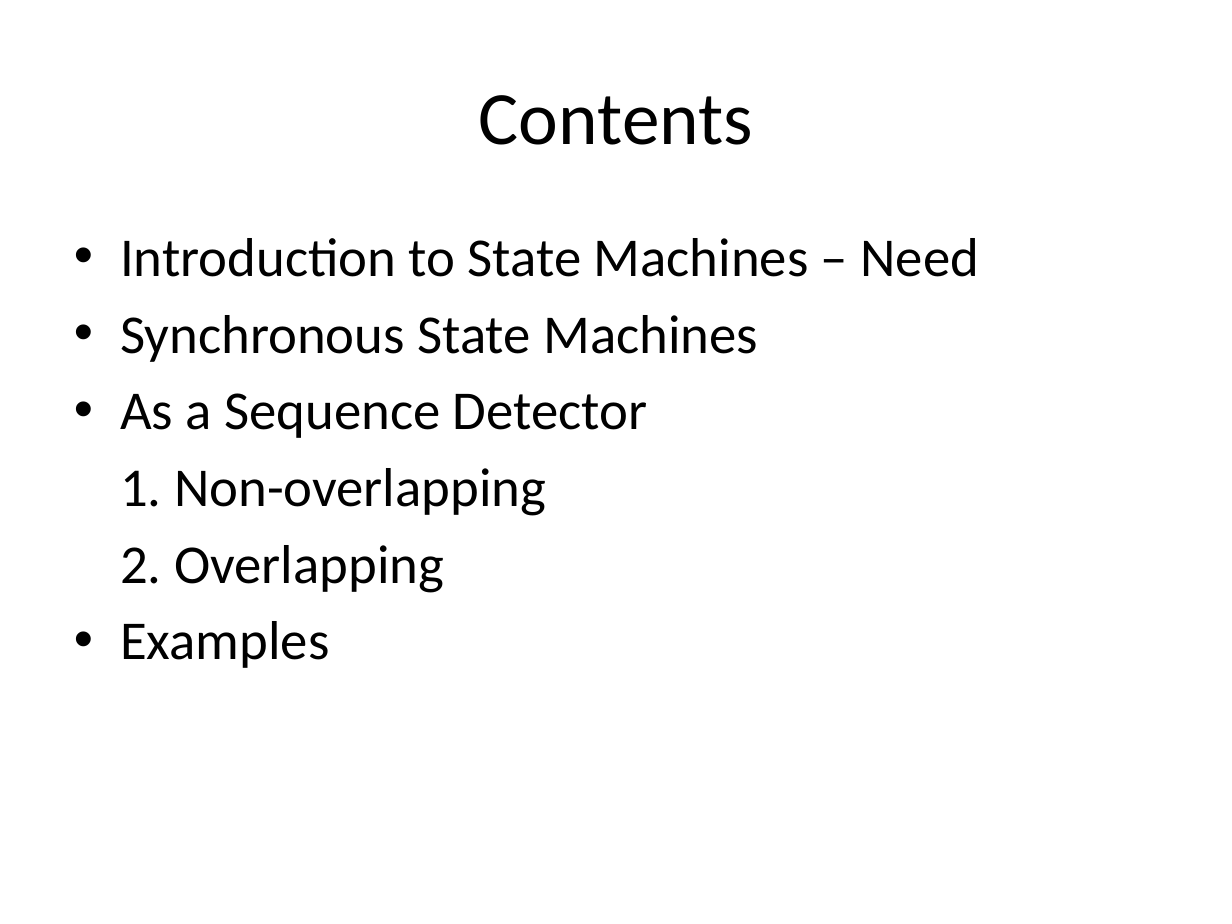
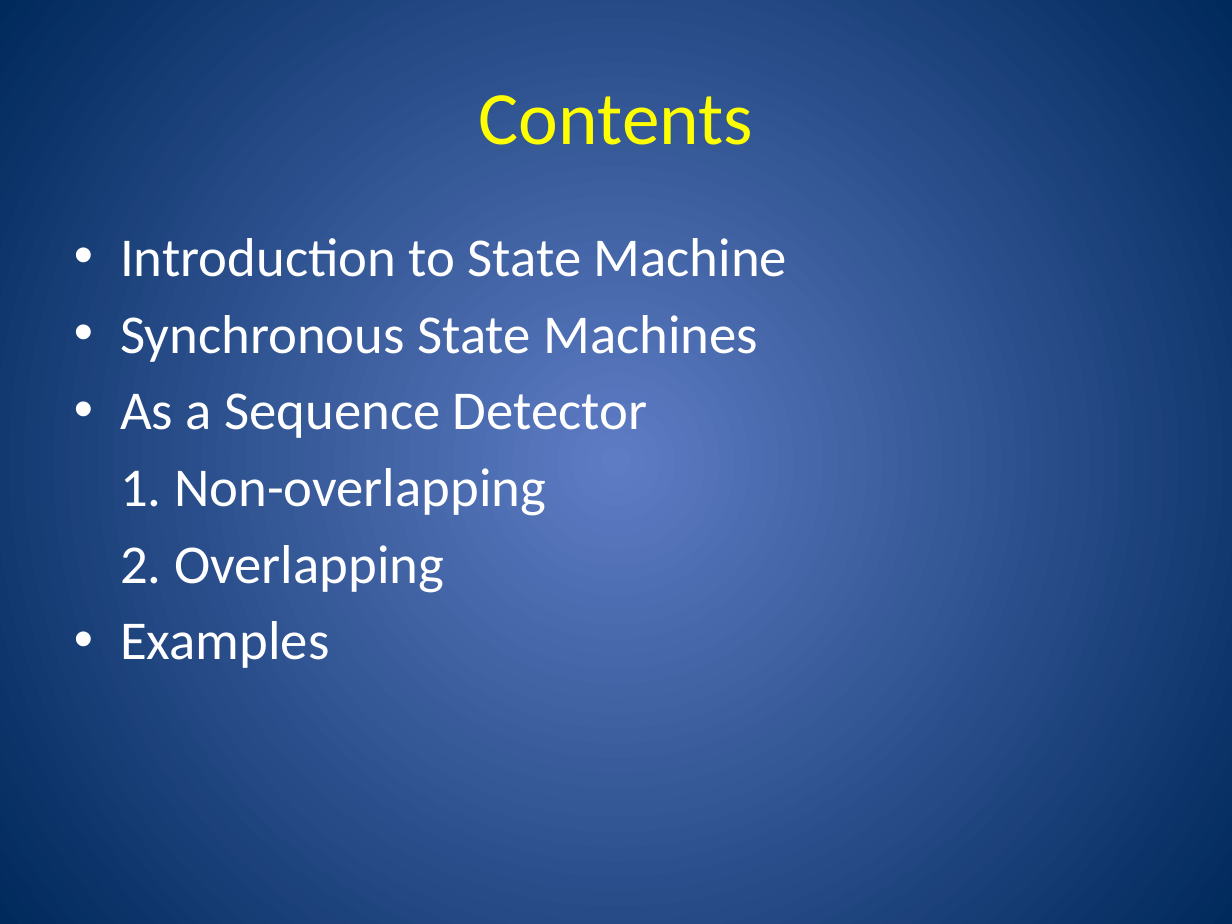
Before and after one commit to Amul01/Presentations, a slide deck: slide 2 of SDuSSM.pptx. Drawn at 1232x924 pixels with LibreOffice and Linux fonts; fonts in the diff are those of the drawing. Boxes give left, top, right and bottom in pixels: in the first picture for what was removed or moved away, otherwise in the second. Text is boxed around its words. In the diff, an @@ line names an element or a change of style, - is before the commit and + after.

```diff
--- a/SDuSSM.pptx
+++ b/SDuSSM.pptx
@@ background #FFFFFF to gradient #5E7CC5 to #00295C @@
@@ title "Contents" at [479,95,753,145]: text colour #000000 to #FFFF00 @@
@@ text at [120,238,787,277]: text changed; text colour #000000 to #FFFFFF @@
-• Introduction to State Machines – Need
+• Introduction to State Machine
@@ text at [120,315,758,668]: text colour #000000 to #FFFFFF in "Synchronous State Machines", "As a Sequence Detector", "1. Non-overlapping", "2. Overlapping" and 1 more places @@
```
Also in this commit, not shown: 4 other slides changed, 8 slides added.
